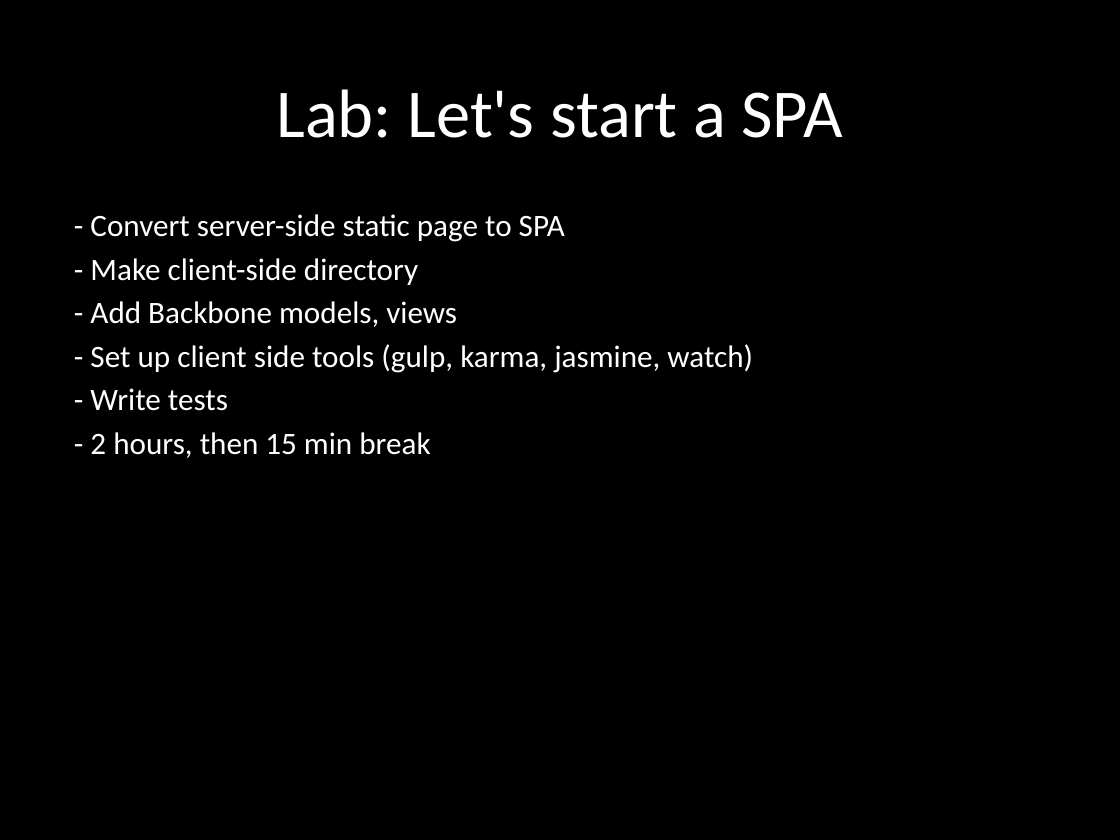
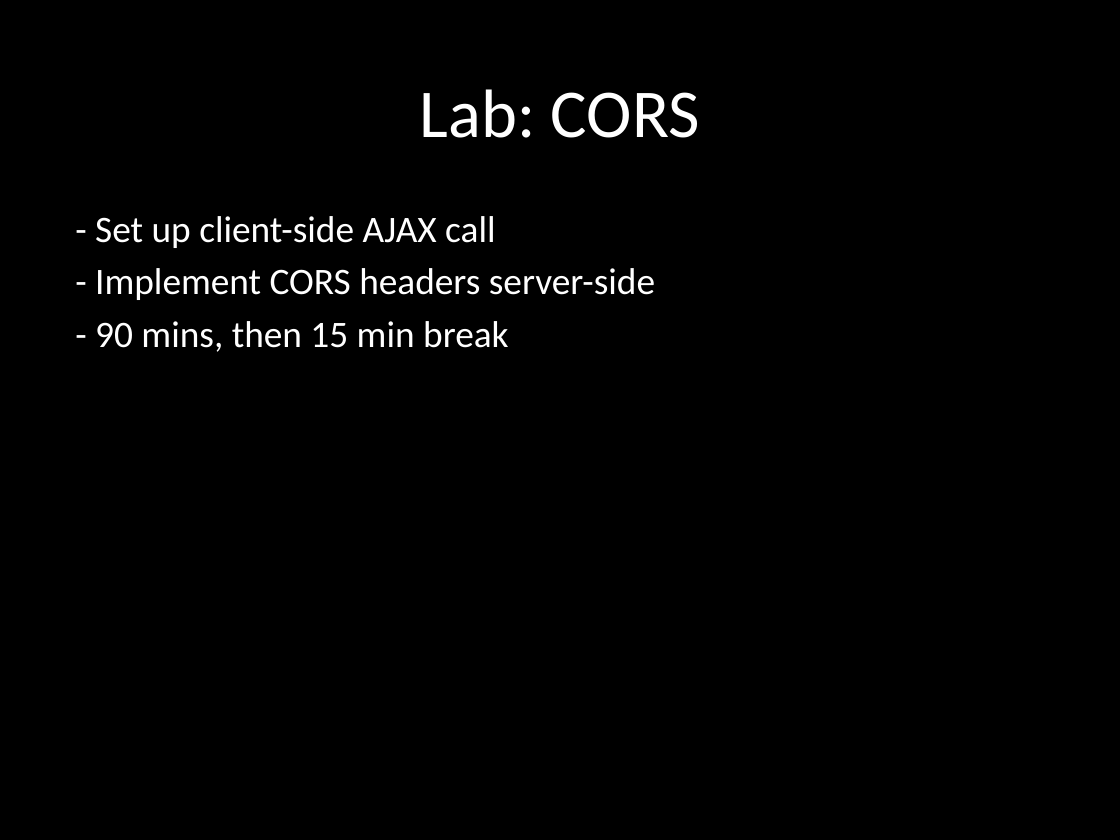
Before and after one commit to eliasjames/training-node-backbone, a slide deck: slide 10 of slides/Node & Backbone Slides Day 2.pptx (slide 17 before the commit). Drawn at 1120x840 pixels with LibreOffice and Linux fonts; fonts in the diff are those of the drawing. Boxes give left, top, right and bottom in pixels: in the first picture for what was removed or moved away, otherwise in the second. Text is boxed around its words. In the diff, an @@ line names an element or a change of style, - is before the commit and + after.

```diff
--- a/slides/Node & Backbone Slides Day 2.pptx
+++ b/slides/Node & Backbone Slides Day 2.pptx
@@ title at <box>420,89,700,138</box>: text changed @@
-Lab: Let's start a SPA
+Lab: CORS
@@ subtitle at <box>95,216,655,352</box>: text changed; size 20 to 24 pt @@
-- Convert server-side static page to SPA
-- Make client-side directory
-- Add Backbone models, views
-- Set up client side tools (gulp, karma, jasmine, watch)
-- Write tests
-- 2 hours, then 15 min break
+- Set up client-side AJAX call
+- Implement CORS headers server-side
+- 90 mins, then 15 min break
```
Also in this commit, not shown: 3 other slides changed, 7 slides added, 12 slides removed, 8 other files.
